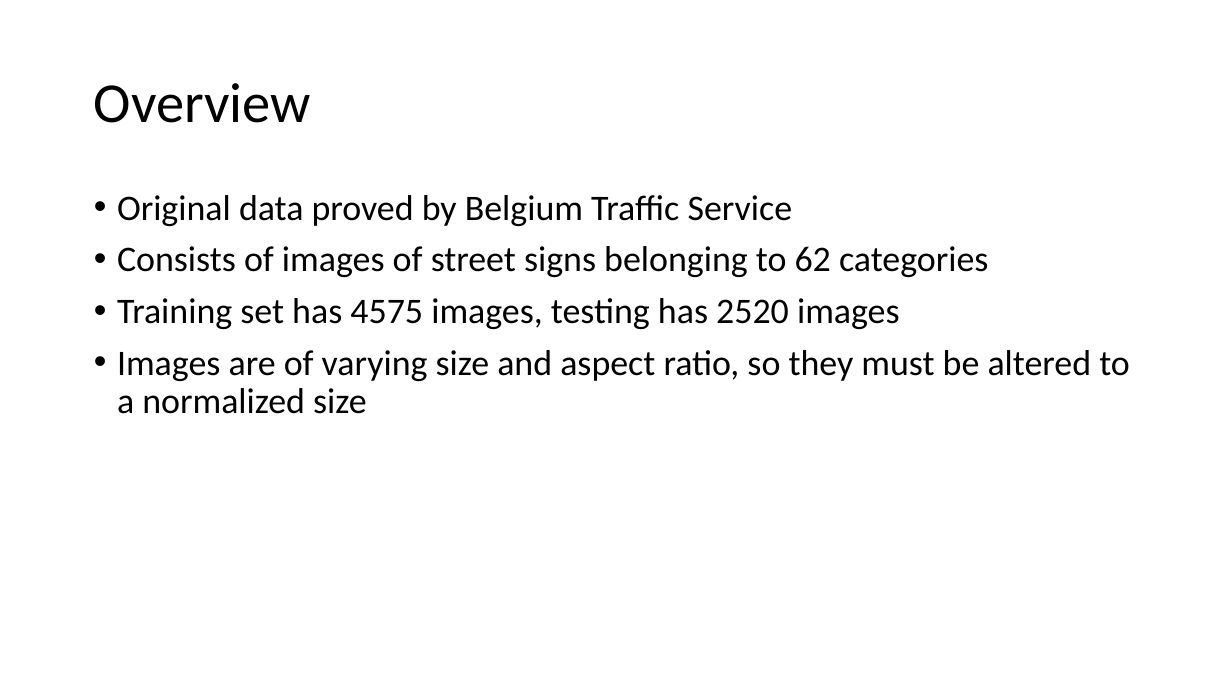
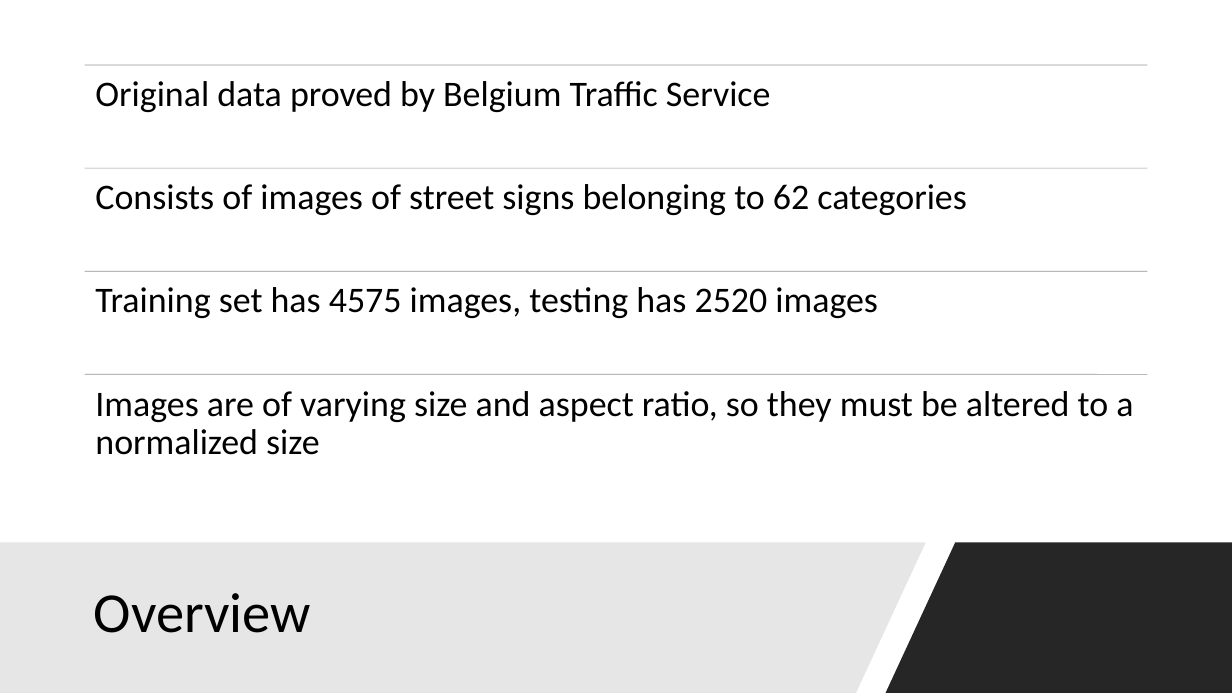
Before and after one commit to ChrisKalahiki/CNN-for-BelgiumTS-and-MNIST, a slide deck: slide 5 of RIPMazeRunner.pptx (slide 6 before the commit). Drawn at 1232x693 pixels with LibreOffice and Linux fonts; fonts in the diff are those of the drawing. Boxes give left, top, right and bottom in pixels: in the first picture for what was removed or moved away, otherwise in the second. Text is boxed around its words. In the diff, an @@ line names an element or a change of style, - is before the commit and + after.

```diff
--- a/RIPMazeRunner.pptx
+++ b/RIPMazeRunner.pptx
@@ text at bbox=[117, 195, 988, 329]: paragraphs removed @@
-• Original data proved by Belgium Traffic Service
-• Consists of images of street signs belonging to 62 categories
-• Training set has 4575 images, testing has 2520 images
@@ text "Images are of varying size ...": place and size @@
-text "Images are of varying size ..." at bbox=[117, 195, 1130, 414]
+text "Images are of varying size ..." at bbox=[95, 391, 1133, 455]
@@ text "Images are of varying size ..." at bbox=[95, 391, 1133, 455]: bullet • to none @@
@@ group added at bbox=[85, 65, 1148, 374]: 4 lines, 3 texts @@
+Original data proved by Belgium Traffic Service
+Consists of images of street signs belonging to 62 categories
+Training set has 4575 images, testing has 2520 images
@@ freeform shape added at bbox=[0, 543, 926, 693], fill #E7E6E6 @@
@@ title "Overview": place and size @@
-title "Overview" at bbox=[94, 83, 311, 123]
+title "Overview" at bbox=[94, 593, 311, 633]
@@ freeform shape added at bbox=[885, 543, 1232, 693], fill #262626 @@
```
Also in this commit, not shown: 9 other slides changed, 2 slides added, 3 slides removed.
